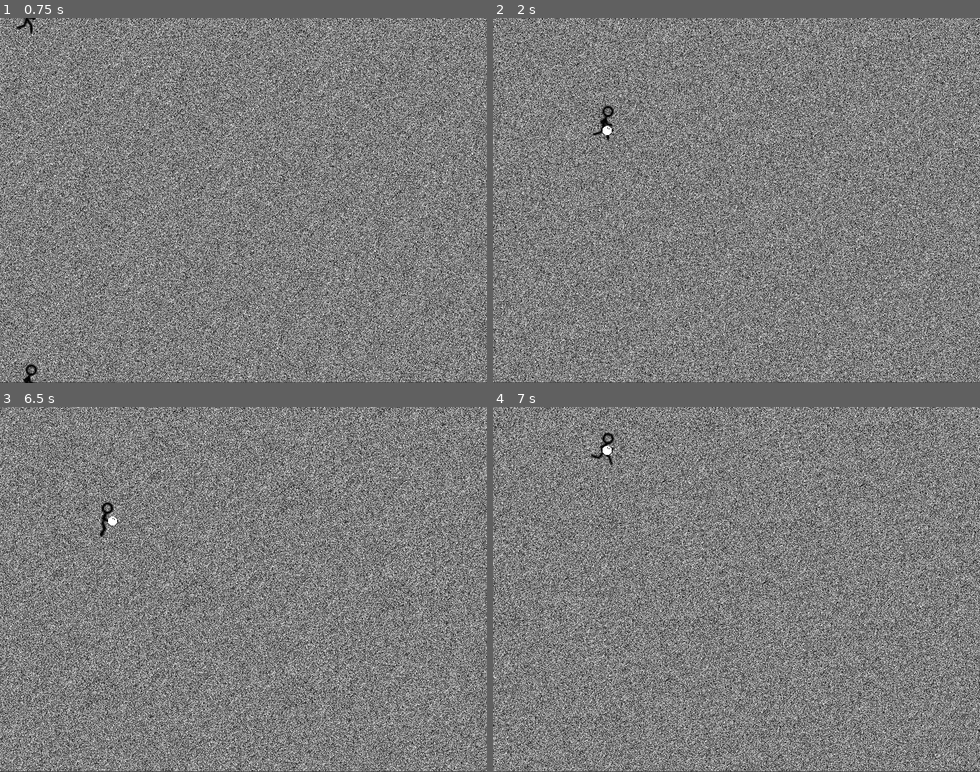
Above: before the commit, frames 1-4 (two rows, left to right).
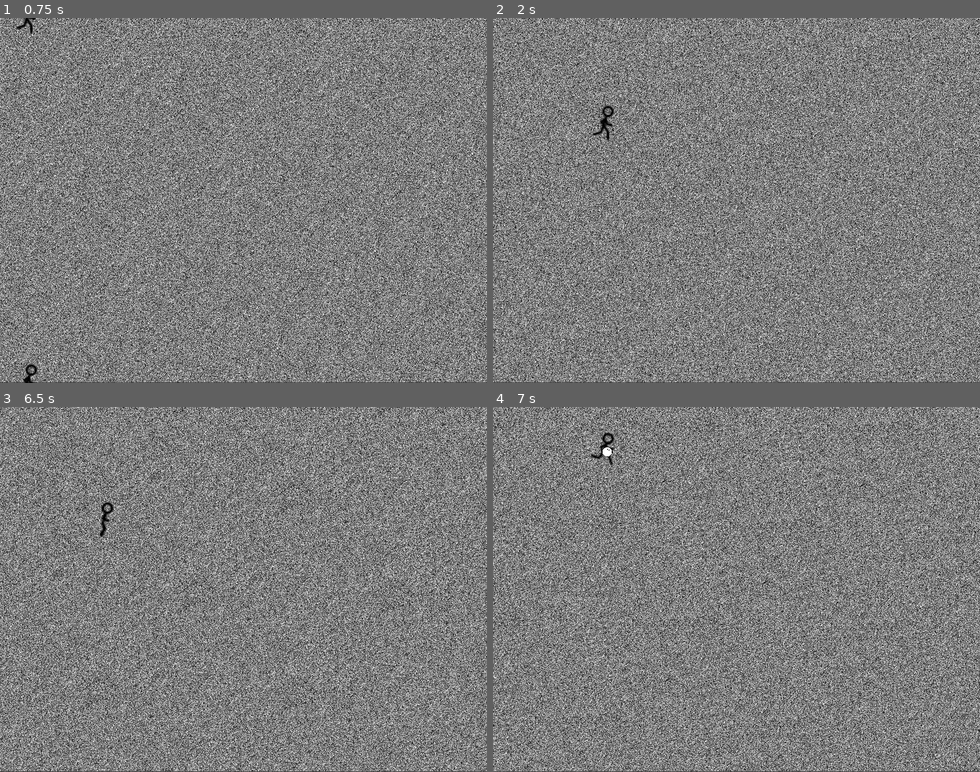
Above: after the commit, the same moments.

Repository: ssj71/nonlinearsnowballfight
Game: Godot game, scene res://fight.tscn
Same seed, same stepped clock (60 frames per second), same inputs: the game is played once before the commit and once after it.
Inputs:
- Up to frame 1 (0.75 s): hold Right from 0.53 s (still down)
- Up to frame 2 (2 s): tap Space at 0.77, 1.52 s; release Right at 1.28 s; hold Down from 1.28 s (still down)
- Up to frame 3 (6.5 s): release Down at 2.03 s; hold Right 2.03-2.78 s; hold Up 2.78-3.53 s; tap Space at 3.02, 3.77, 4.52, 6.02 s; hold Left 3.53-5.03 s; hold Down 5.03-5.78 s; hold Right from 5.78 s (still down)
- Up to frame 4 (7 s): release Right at 6.53 s; hold Up from 6.53 s (still down); tap Space at 6.77 s

Frame 1 is identical in both runs. In frame 2, less than 0.1% of the frame differs, in the area x 22-25%, y 29-33%; in frame 3, less than 0.1%, in the area x 22-25%, y 30-33%; in frame 4, less than 0.1%.

Commit message:
feeling better about the ball dynamics, working on teleports

Diff:
--- a/Balls.gd
+++ b/Balls.gd
@@ -4,7 +4,7 @@
 # var a = 2
 # var b = "text"
 var teleporten = []
-var decay = 1000
+var decay = 9000000
 
 # Called when the node enters the scene tree for the first time.
 func _ready():
@@ -16,6 +16,8 @@
 		ball.position += delta*ball.vel
 		var dir = ball.vel.normalized()
 		#max vel is 1000px/sec, min is 300px/sec
-		ball.vel -= delta*decay*dir/ball.vel.length_squared()
-		if ball.vel.length() < 1:
+		ball.vel -= delta*dir*(decay/ball.vel.length_squared() + 0)
+		print(ball.vel, ball.vel.normalized(),dir, ball.vel.normalized() == -dir)
+		#dir = ball.vel.reverse()
+		if ball.vel.length() < 100 or ball.vel.normalized() == -dir:
 			remove_child(ball)
--- a/Player.gd
+++ b/Player.gd
@@ -36,7 +36,7 @@
 		ball.position = wrap_pos(position)
 		ball.origin = (ball.position/160).floor()
 		ball.thrower = self
-		ball.vel = min(max(hold,1.1),5)*speed*direction #bounds so that they don't run into their own, and so snowballs don't go forever
+		ball.vel = min(max(hold,1.1),2.5)*speed*direction #bounds so that they don't run into their own, and so snowballs don't go forever
 		ball.hookup(Balls)
 		Balls.add_child(ball)
 		hold = 0.6 # preload the hold time so they only have to hold for .5 sec before it makes it faster, but they can't shoot more than 5/sec
--- a/Teleports.gd
+++ b/Teleports.gd
@@ -3,6 +3,40 @@
 # Declare member variables here. Examples:
 # var a = 2
 # var b = "text"
+var nonlinearity = 1
+var telemap = []
+# 1 - squares shuffle, directions remain the same
+# 2 - all sides shuffle
+# 3 - teleports are non-transitive a->b but b->c
+
+#each teleport has an id based on its position, this makes shuffling easier
+#ids are assigned to all horizontal teleports, then all vertical
+#    0   1   2   3
+# 16   17  18  19  20
+#    4   5   6   7
+# 21   22  23  24  25
+#    8   9   10  11
+# 26   27  28  29  30
+#    12  13  14  15
+
+func teleid(pos):
+	var h = (int(pos.x)%160)/80*((pos.x-80)/160 + (pos.y)/40)
+	var v = (int(pos.y)%160)/80*((pos.x)/160 + (pos.y-80)/32 + 16)
+	return v + h
+
+func telepos(id):
+	var x
+	var y
+	if(id<16):
+		#horizontal
+		x = (id*160+80)%640
+		y = ((id/4)*160)
+	else:
+		#vertical
+		id -= 16
+		x = (id*160)%800
+		y = ((id/5)*160+80)
+	return Vector2(x,y)
 
 func newtele(x,y,w,h):
 	var tel = Area2D.new()
@@ -19,9 +53,20 @@
 	tel.add_child(col)
 	add_child(tel)
 
+func shuffle():
+	if nonlinearity == 1:
+		#shuffle the horizontal and vertical teleports separately
+		var h = range(16)
+		var v = range(16,31)
+		h.shuffle()
+		v.shuffle()
+		telemap = [h, v]
+	#TODO: elif nonlinearity == 2:
+
 
 # Called when the node enters the scene tree for the first time.
 func _ready():
+	shuffle()
 	# create the teleports
 	for x in range(4):
 		for y in range (3):
--- a/ball.gd
+++ b/ball.gd
@@ -24,4 +24,6 @@
 		area.free()
 	elif area.name.match("@Teleport@*"):
 		#add to teleported list
-		vel = Vector2(0,0)
+		teleported = true
+		#vel = Vector2(0,0)#kills the ball
+		#thrower = null
